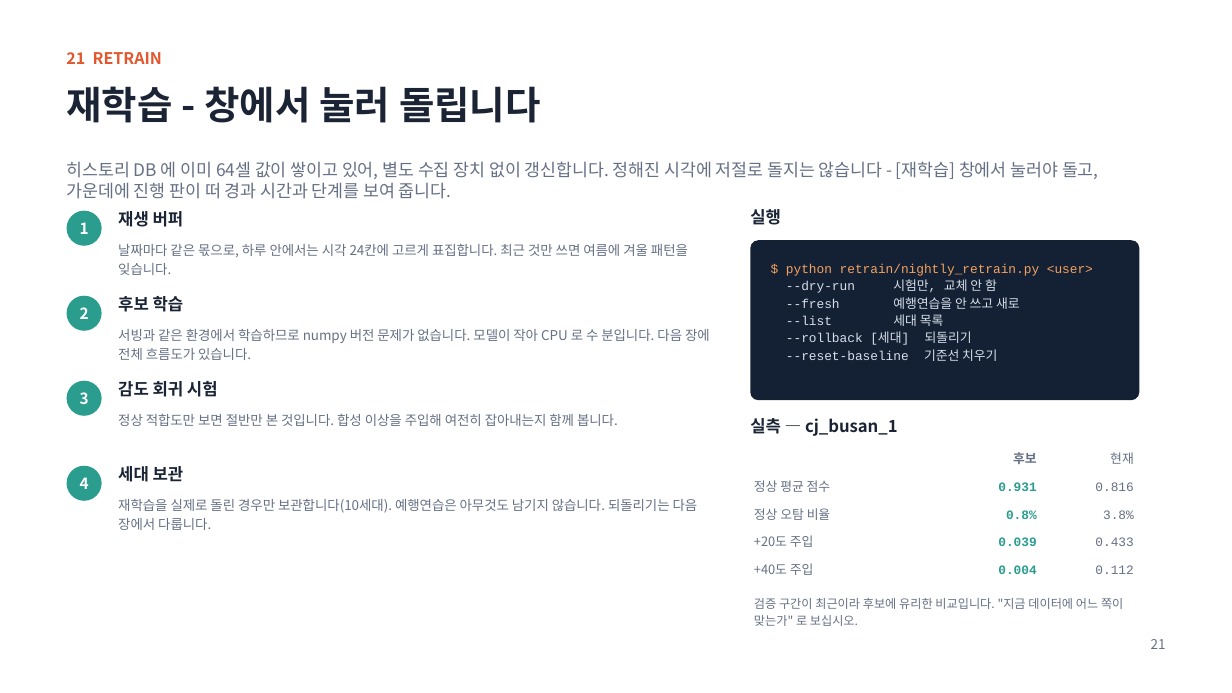
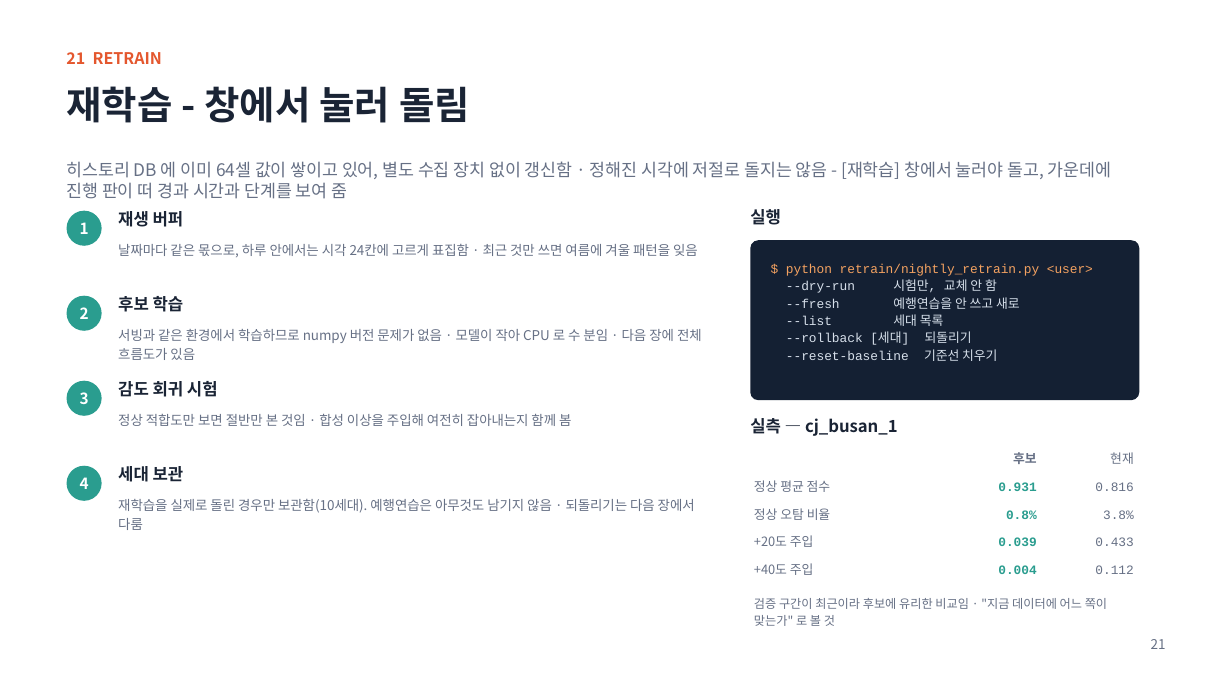
Before and after one commit to oskwon65/MultiModal_FireCam, a slide deck: slide 22 of 멀티모달_화재감지_분석서버_설치매뉴얼.pptx. Drawn at 1232x693 pixels with LibreOffice and Linux fonts; fonts in the diff are those of the drawing. Boxes give left, top, right and bottom in pixels: in the first picture for what was removed or moved away, otherwise in the second. Text is boxed around its words. In the diff, an @@ line names an element or a change of style, - is before the commit and + after.

```diff
--- a/멀티모달_화재감지_분석서버_설치매뉴얼.pptx
+++ b/멀티모달_화재감지_분석서버_설치매뉴얼.pptx
@@ text at (66, 86, 470, 123): text changed @@
-재학습 - 창에서 눌러 돌립니다
+재학습 - 창에서 눌러 돌림
@@ text at (66, 161, 1112, 199): text changed @@
-히스토리 DB 에 이미 64셀 값이 쌓이고 있어, 별도 수집 장치 없이 갱신합니다. 정해진 시각에 저절로 돌지는 않습니다 - [재학습] 창에서 눌러야 돌고, 가운데에 진행 판이 떠 경과 시간과 단계를 보여 줍니다.
+히스토리 DB 에 이미 64셀 값이 쌓이고 있어, 별도 수집 장치 없이 갱신함 · 정해진 시각에 저절로 돌지는 않음 - [재학습] 창에서 눌러야 돌고, 가운데에 진행 판이 떠 경과 시간과 단계를 보여 줌
@@ text at (118, 244, 698, 257): text changed @@
-날짜마다 같은 몫으로, 하루 안에서는 시각 24칸에 고르게 표집합니다. 최근 것만 쓰면 여름에 겨울 패턴을 잊습니다.
+날짜마다 같은 몫으로, 하루 안에서는 시각 24칸에 고르게 표집함 · 최근 것만 쓰면 여름에 겨울 패턴을 잊음
@@ text at (118, 329, 702, 360): text changed @@
-서빙과 같은 환경에서 학습하므로 numpy 버전 문제가 없습니다. 모델이 작아 CPU 로 수 분입니다. 다음 장에 전체 흐름도가 있습니다.
+서빙과 같은 환경에서 학습하므로 numpy 버전 문제가 없음 · 모델이 작아 CPU 로 수 분임 · 다음 장에 전체 흐름도가 있음
@@ text at (118, 414, 571, 426): text changed @@
-정상 적합도만 보면 절반만 본 것입니다. 합성 이상을 주입해 여전히 잡아내는지 함께 봅니다.
+정상 적합도만 보면 절반만 본 것임 · 합성 이상을 주입해 여전히 잡아내는지 함께 봄
@@ text at (118, 499, 695, 530): text changed @@
-재학습을 실제로 돌린 경우만 보관합니다(10세대). 예행연습은 아무것도 남기지 않습니다. 되돌리기는 다음 장에서 다룹니다.
+재학습을 실제로 돌린 경우만 보관함(10세대). 예행연습은 아무것도 남기지 않음 · 되돌리기는 다음 장에서 다룸
@@ text at (754, 598, 1107, 626): text changed @@
-검증 구간이 최근이라 후보에 유리한 비교입니다. "지금 데이터에 어느 쪽이 맞는가" 로 보십시오.
+검증 구간이 최근이라 후보에 유리한 비교임 · "지금 데이터에 어느 쪽이 맞는가" 로 볼 것
```
Also in this commit, not shown: 31 other slides changed, 5 slides added, 50 other files.
